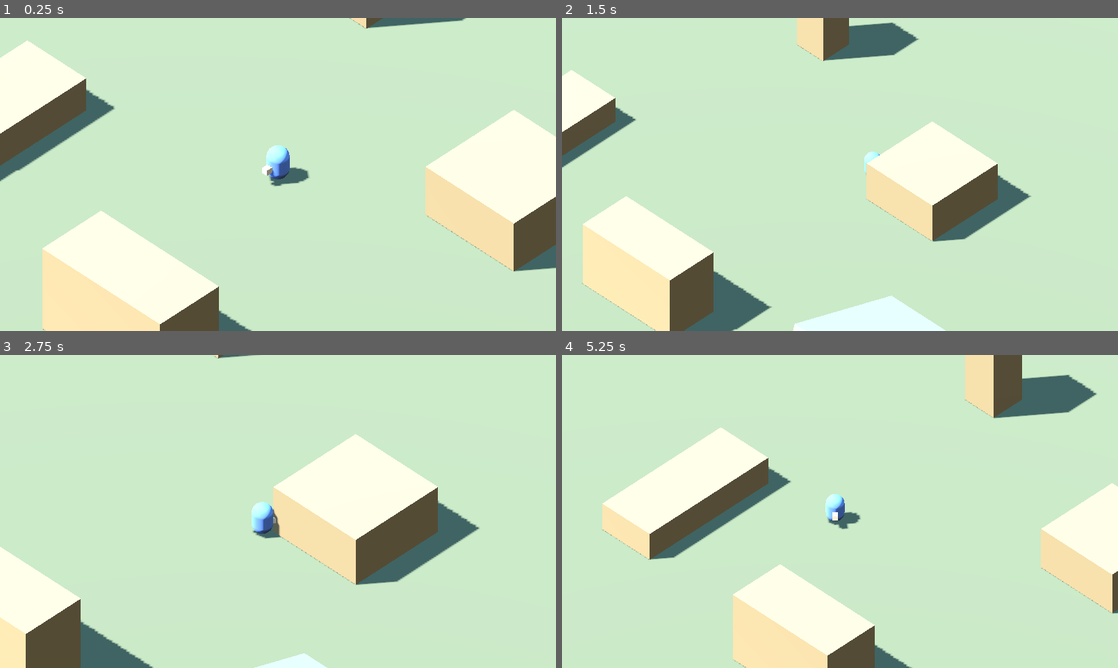
Above: before the commit, frames 1-4 (two rows, left to right).
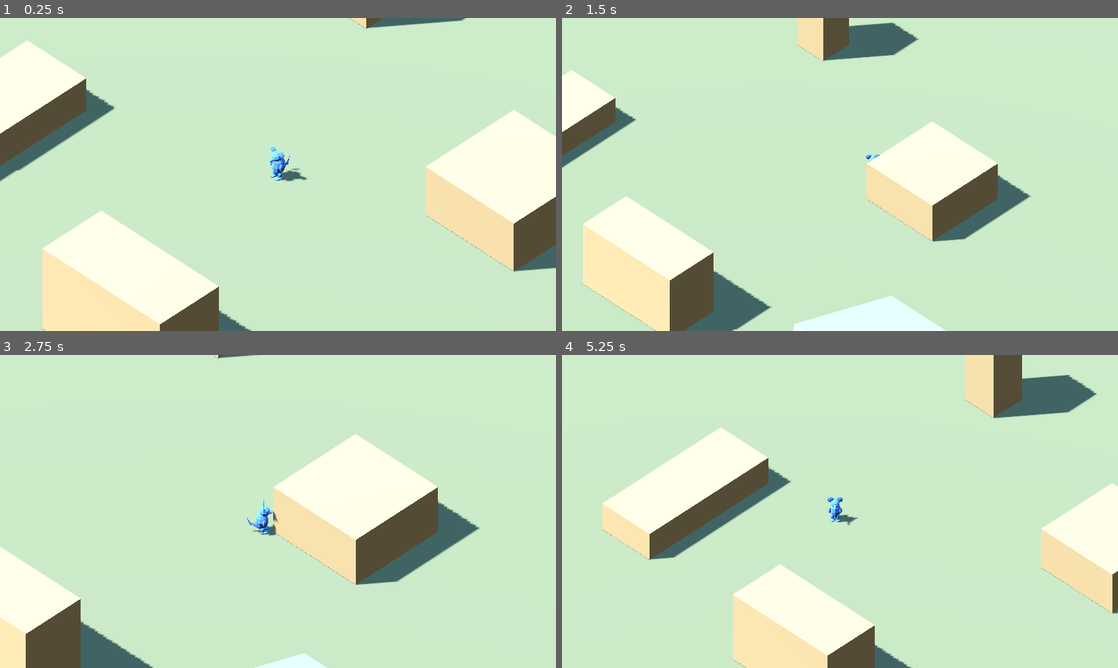
Above: after the commit, the same moments.

Repository: jnsndlr/codenamemouse
Game: Godot game, scene res://scenes/maps/greybox.tscn
The game is run twice, just before and just after one commit, with the same random seed, the same clock (stepped at 60 frames per second) and the same inputs.
Inputs (mouse positions are in pixels of both pictures, inside the frame that each line leads up to):
- Up to frame 1 (0.25 s): no input
- Up to frame 2 (1.5 s): move the mouse to (962, 158) at 0.52 s; hold D (move_right) 0.53-1.28 s; hold Shift (sprint) 0.53-1.28 s; move the mouse to (728, 190) at 1.27 s; hold S (move_down) from 1.28 s (still down); tap Shift (sprint) at 1.35 s
- Up to frame 3 (2.75 s): move the mouse to (333, 442) at 2.02 s; release S (move_down) at 2.03 s; hold D (move_right) from 2.03 s (still down); hold Shift (sprint) from 2.03 s (still down)
- Up to frame 4 (5.25 s): move the mouse to (812, 574) at 2.77 s; release D (move_right) at 2.78 s; release Shift (sprint) at 2.78 s; hold W (move_up) 2.78-3.53 s; tap Shift (sprint) at 2.85, 4.35 s; move the mouse to (1006, 558) at 3.52 s; hold Shift (sprint) 3.53-4.28 s; hold A (move_left) 3.53-5.03 s; move the mouse to (673, 464) at 4.27 s; move the mouse to (867, 511) at 5.02 s; hold S (move_down) from 5.03 s (still down); hold Shift (sprint) from 5.03 s (still down)

The runs differ from the first frame. In frame 1, 0.6% of the frame differs, in the area x 47-56%, y 40-54%; in frame 2, less than 0.1%; in frame 3, 0.4%; in frame 4, 0.4%.

Commit message:
Replace capsule with a low-poly mouse
Modelled in Blender via the MCP addon, exported as glTF. 812 tris,
0.9 units tall, origin at the feet, nose on +Z so it matches the
atan2(x, z) facing convention already in player.gd.

Team colour is applied at runtime as a material override rather than
baked into the mesh — the same asset serves both crews and, later, all
four classes.

art/ carries a .gdignore so Godot doesn't try to import the .blend,
which needs an editor-configured Blender path and otherwise aborts the
whole import pass.

Co-Authored-By: Claude Opus 5 <noreply@anthropic.com>

Diff:
--- a/scenes/player/player.tscn
+++ b/scenes/player/player.tscn
@@ -1,25 +1,11 @@
-[gd_scene load_steps=7 format=3]
+[gd_scene load_steps=4 format=3]
 
 [ext_resource type="Script" path="res://scripts/player/player.gd" id="1_player"]
+[ext_resource type="PackedScene" path="res://assets/models/mouse.glb" id="2_mouse"]
 
 [sub_resource type="CapsuleShape3D" id="Shape_body"]
 radius = 0.28
 height = 0.9
-
-[sub_resource type="CapsuleMesh" id="Mesh_body"]
-radius = 0.28
-height = 0.9
-
-[sub_resource type="StandardMaterial3D" id="Mat_body"]
-albedo_color = Color(0.42, 0.54, 0.85, 1)
-roughness = 0.75
-
-[sub_resource type="BoxMesh" id="Mesh_snout"]
-size = Vector3(0.16, 0.16, 0.32)
-
-[sub_resource type="StandardMaterial3D" id="Mat_snout"]
-albedo_color = Color(0.95, 0.83, 0.72, 1)
-roughness = 0.85
 
 [node name="Player" type="CharacterBody3D"]
 script = ExtResource("1_player")
@@ -30,12 +16,4 @@
 
 [node name="Visual" type="Node3D" parent="."]
 
-[node name="Body" type="MeshInstance3D" parent="Visual"]
-transform = Transform3D(1, 0, 0, 0, 1, 0, 0, 0, 1, 0, 0.45, 0)
-mesh = SubResource("Mesh_body")
-surface_material_override/0 = SubResource("Mat_body")
-
-[node name="Snout" type="MeshInstance3D" parent="Visual"]
-transform = Transform3D(1, 0, 0, 0, 1, 0, 0, 0, 1, 0, 0.42, 0.3)
-mesh = SubResource("Mesh_snout")
-surface_material_override/0 = SubResource("Mat_snout")
+[node name="Mouse" parent="Visual" instance=ExtResource("2_mouse")]
--- a/scripts/player/player.gd
+++ b/scripts/player/player.gd
@@ -25,10 +25,32 @@
 ## Radians per second the body can turn. Lower feels heavier and more committed.
 @export var rotation_speed: float = 9.0
 
+@export_group("Appearance")
+## Team colour is applied over whatever the model ships with, rather than baked into the
+## mesh. Crews are blue and red (GDD section 1), so tint has to be a runtime decision —
+## the same mouse asset serves both sides and, later, all four classes.
+@export var team_color: Color = Color(0.30, 0.45, 0.80)
+
 @onready var _visual: Node3D = $Visual
 @onready var _gravity: float = ProjectSettings.get_setting("physics/3d/default_gravity", 20.0)
 
 var _aim_point: Vector3 = Vector3.ZERO
+
+
+func _ready() -> void:
+	apply_team_color(team_color)
+
+
+## Flat tint across every mesh in the model. Deliberately crude for now — once classes
+## exist this wants two tones (fur and tunic) so silhouette AND colour both carry class
+## identity at isometric distance.
+func apply_team_color(colour: Color) -> void:
+	team_color = colour
+	var material := StandardMaterial3D.new()
+	material.albedo_color = colour
+	material.roughness = 0.85
+	for node in _visual.find_children("*", "MeshInstance3D", true, false):
+		(node as MeshInstance3D).material_override = material
 
 
 ## Where the cursor currently sits on the ground plane.
Not shown, added: art/.gdignore
Binary file added: assets/models/mouse.glb
Not shown, added: assets/models/mouse.glb.import
Not shown, added: art/mouse.blend
